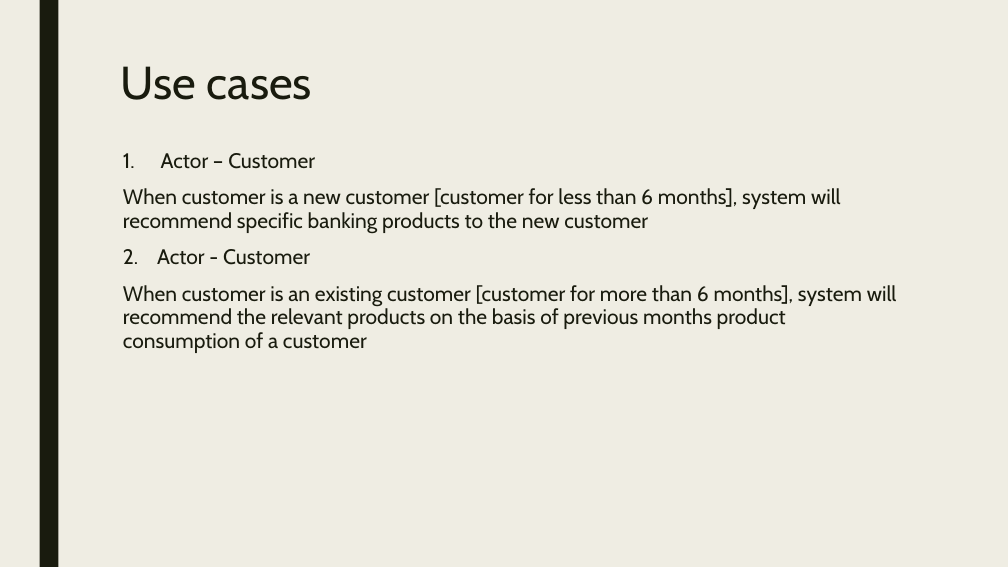
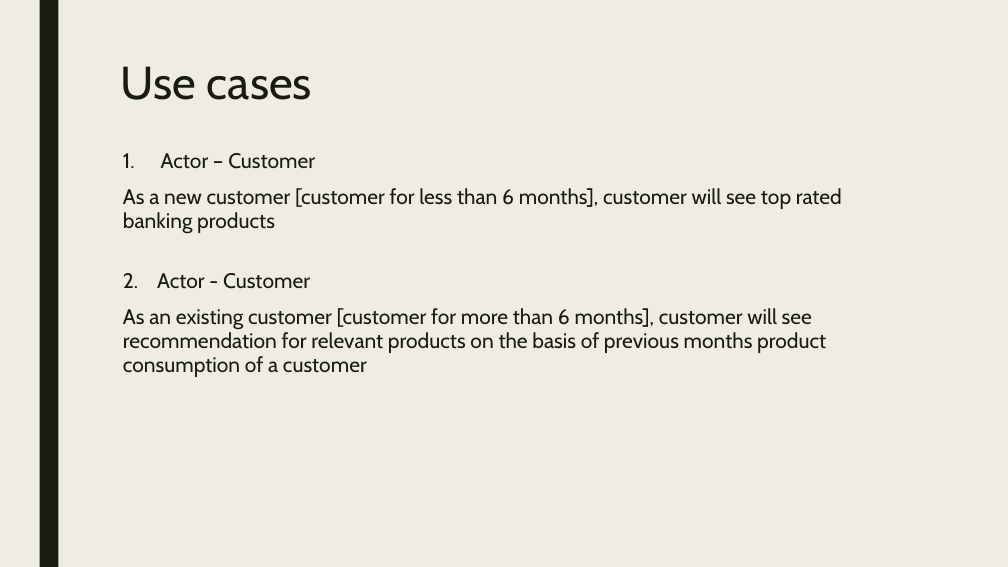
Before and after one commit to vaishalilambe/Team7_Santander_Product_Recommendation, a slide deck: slide 2 of Project_Presentation.pptx. Drawn at 1008x567 pixels with LibreOffice and Linux fonts; fonts in the diff are those of the drawing. Boxes give left, top, right and bottom in pixels: in the first picture for what was removed or moved away, otherwise in the second. Text is boxed around its words. In the diff, an @@ line names an element or a change of style, - is before the commit and + after.

```diff
--- a/Project_Presentation.pptx
+++ b/Project_Presentation.pptx
@@ text at <box>123,188,842,234</box>: text changed @@
-When customer is a new customer [customer for less than 6 months], system will recommend specific banking products to the new customer
+As a new customer [customer for less than 6 months], customer will see top rated banking products
@@ text at <box>123,308,826,377</box>: text changed @@
-When customer is an existing customer [customer for more than 6 months], system will recommend the relevant products on the basis of previous months product consumption of a customer
+As an existing customer [customer for more than 6 months], customer will see recommendation for relevant products on the basis of previous months product consumption of a customer
```
Also in this commit, not shown: 2 other slides changed.
